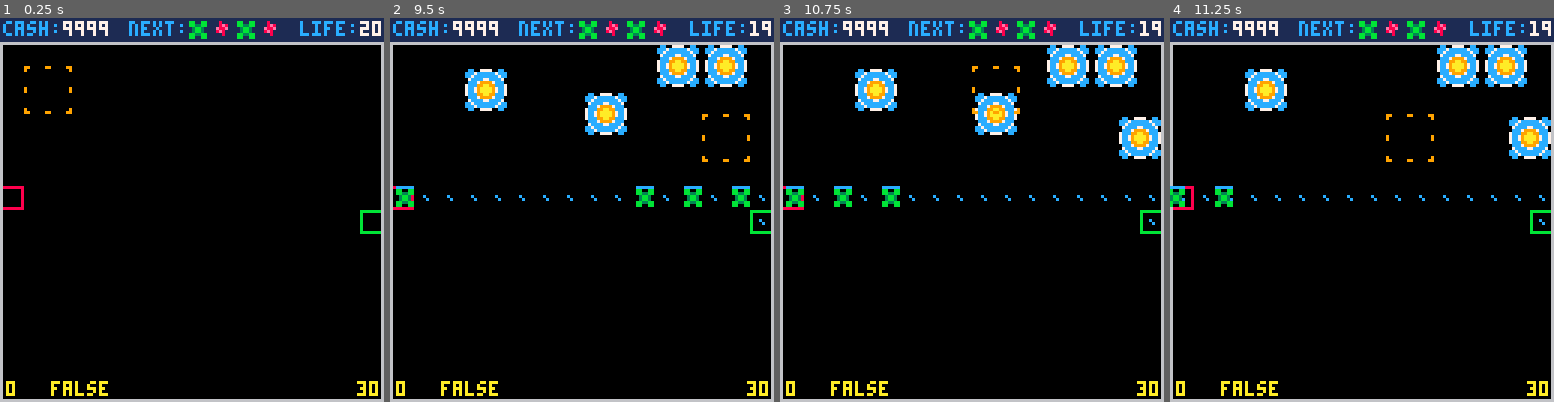
Above: before the commit, frames 1-4 (left to right).
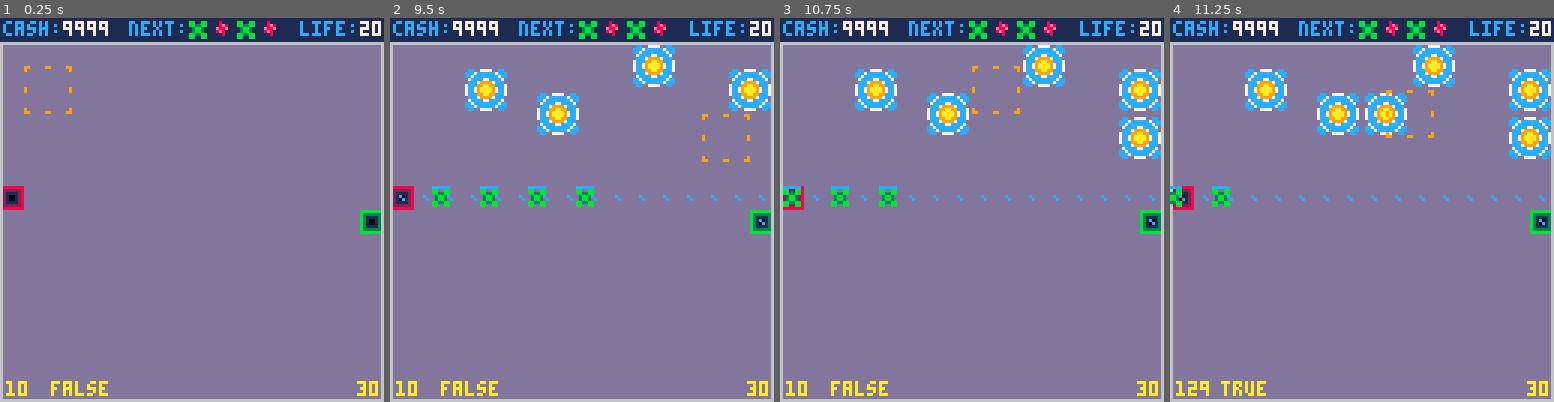
Above: after the commit, the same moments.

Repository: langchr86/pico-bubble-towers
Game: PICO-8 cartridge pico-proto.p8
Same seed, same stepped clock (60 frames per second), same inputs: the game is played once before the commit and once after it.
Inputs:
- Up to frame 1 (0.25 s): no input
- Up to frame 2 (9.5 s): tap X (X key) at 0.33, 1.07, 1.85, 2.97, 4.08, 5.2, 6.32, 7.43, 8.55 s; tap O (Z key) at 0.7, 1.7, 2.1, 2.5, 2.9, 3.3, 3.7, 4.1, 4.5, 4.9, 5.3, 5.7, 6.1, 6.5, 6.9, 7.3, 7.7, 8.1, 8.5, 8.9, 9.3 s; hold Right 1.6-2.1 s; hold Up 2.15-2.42 s; hold Right 2.47-3.03 s; hold Left 3.08-3.58 s; hold Down 3.63-3.97 s; hold Right 4.02-4.68 s; hold Up 4.73-5.03 s; hold Left 5.08-5.68 s; hold Down 5.73-6.03 s; hold Right 6.08-6.58 s; hold Right 6.63-7.13 s; hold Up 7.18-7.45 s; hold Right 7.5-8.07 s; hold Left 8.12-8.62 s; hold Down 8.67-9 s; hold Right from 9.05 s (still down)
- Up to frame 3 (10.75 s): tap X (X key) at 9.67 s; tap O (Z key) at 9.7, 10.1, 10.5 s; release Right at 9.72 s; hold Up 9.77-10.07 s; hold Left 10.12-10.72 s
- Up to frame 4 (11.25 s): hold Down 10.77-11.07 s; tap X (X key) at 10.78 s; tap O (Z key) at 10.9 s; hold Right from 11.12 s (still down)

The runs differ from the first frame. In frame 1, 90% of the frame differs, in the area x 0-100%, y 7-100%; in frame 2, 89%; in frame 3, 87%; in frame 4, 87%.

Commit message:
define background color of playfield

Diff:
--- a/pico-proto.p8
+++ b/pico-proto.p8
@@ -230,25 +230,26 @@
 
 
 
+
 __gff__
 0000000000000000000100000000000000408000000000000000000000000000000000000000000000000000000000000000000000000000000000000000000000000000000000000000000000000000000000000000000000000000000000000000000000000000000000000000000000000000000000000000000000000000
 0101000000000000000000000000000001010000000000000000000000000000000000000000000000000000000000000000000000000000000000000000000000000000000000000000000000000000000000000000000000000000000000000000000000000000000000000000000000000000000000000000000000000000
 __map__
 0909090909090909090909090909090900000000000000000000000000000000000000000000000000000000000000000000000000000000000000000000000000000000000000000000000000000000000000000000000000000000000000000000000000000000000000000000000000000000000000000000000000000000
 0701010101010101010101010101010800000000000000000000000000000000000000000000000000000000000000000000000000000000000000000000000000000000000000000000000000000000000000000000000000000000000000000000000000000000000000000000000000000000000000000000000000000000
-0200000000000000000000000000000400000000000000000000000000000000000000000000000000000000000000000000000000000000000000000000000000000000000000000000000000000000000000000000000000000000000000000000000000000000000000000000000000000000000000000000000000000000
-0200000000000000000000000000000400000000000000000000000000000000000000000000000000000000000000000000000000000000000000000000000000000000000000000000000000000000000000000000000000000000000000000000000000000000000000000000000000000000000000000000000000000000
-0200000000000000000000000000000400000000000000000000000000000000000000000000000000000000000000000000000000000000000000000000000000000000000000000000000000000000000000000000000000000000000000000000000000000000000000000000000000000000000000000000000000000000
-0200000000000000000000000000000400000000000000000000000000000000000000000000000000000000000000000000000000000000000000000000000000000000000000000000000000000000000000000000000000000000000000000000000000000000000000000000000000000000000000000000000000000000
-0200000000000000000000000000000400000000000000000000000000000000000000000000000000000000000000000000000000000000000000000000000000000000000000000000000000000000000000000000000000000000000000000000000000000000000000000000000000000000000000000000000000000000
-1100000000000000000000000000000400000000000000000000000000000000000000000000000000000000000000000000000000000000000000000000000000000000000000000000000000000000000000000000000000000000000000000000000000000000000000000000000000000000000000000000000000000000
-0200000000000000000000000000001200000000000000000000000000000000000000000000000000000000000000000000000000000000000000000000000000000000000000000000000000000000000000000000000000000000000000000000000000000000000000000000000000000000000000000000000000000000
-0200000000000000000000000000000400000000000000000000000000000000000000000000000000000000000000000000000000000000000000000000000000000000000000000000000000000000000000000000000000000000000000000000000000000000000000000000000000000000000000000000000000000000
-0200000000000000000000000000000400000000000000000000000000000000000000000000000000000000000000000000000000000000000000000000000000000000000000000000000000000000000000000000000000000000000000000000000000000000000000000000000000000000000000000000000000000000
-0200000000000000000000000000000400000000000000000000000000000000000000000000000000000000000000000000000000000000000000000000000000000000000000000000000000000000000000000000000000000000000000000000000000000000000000000000000000000000000000000000000000000000
-0200000000000000000000000000000400000000000000000000000000000000000000000000000000000000000000000000000000000000000000000000000000000000000000000000000000000000000000000000000000000000000000000000000000000000000000000000000000000000000000000000000000000000
-0200000000000000000000000000000400000000000000000000000000000000000000000000000000000000000000000000000000000000000000000000000000000000000000000000000000000000000000000000000000000000000000000000000000000000000000000000000000000000000000000000000000000000
-0200000000000000000000000000000400000000000000000000000000000000000000000000000000000000000000000000000000000000000000000000000000000000000000000000000000000000000000000000000000000000000000000000000000000000000000000000000000000000000000000000000000000000
+020a0a0a0a0a0a0a0a0a0a0a0a0a0a0400000000000000000000000000000000000000000000000000000000000000000000000000000000000000000000000000000000000000000000000000000000000000000000000000000000000000000000000000000000000000000000000000000000000000000000000000000000
+020a0a0a0a0a0a0a0a0a0a0a0a0a0a0400000000000000000000000000000000000000000000000000000000000000000000000000000000000000000000000000000000000000000000000000000000000000000000000000000000000000000000000000000000000000000000000000000000000000000000000000000000
+020a0a0a0a0a0a0a0a0a0a0a0a0a0a0400000000000000000000000000000000000000000000000000000000000000000000000000000000000000000000000000000000000000000000000000000000000000000000000000000000000000000000000000000000000000000000000000000000000000000000000000000000
+020a0a0a0a0a0a0a0a0a0a0a0a0a0a0400000000000000000000000000000000000000000000000000000000000000000000000000000000000000000000000000000000000000000000000000000000000000000000000000000000000000000000000000000000000000000000000000000000000000000000000000000000
+020a0a0a0a0a0a0a0a0a0a0a0a0a0a0400000000000000000000000000000000000000000000000000000000000000000000000000000000000000000000000000000000000000000000000000000000000000000000000000000000000000000000000000000000000000000000000000000000000000000000000000000000
+110a0a0a0a0a0a0a0a0a0a0a0a0a0a0400000000000000000000000000000000000000000000000000000000000000000000000000000000000000000000000000000000000000000000000000000000000000000000000000000000000000000000000000000000000000000000000000000000000000000000000000000000
+020a0a0a0a0a0a0a0a0a0a0a0a0a0a1200000000000000000000000000000000000000000000000000000000000000000000000000000000000000000000000000000000000000000000000000000000000000000000000000000000000000000000000000000000000000000000000000000000000000000000000000000000
+020a0a0a0a0a0a0a0a0a0a0a0a0a0a0400000000000000000000000000000000000000000000000000000000000000000000000000000000000000000000000000000000000000000000000000000000000000000000000000000000000000000000000000000000000000000000000000000000000000000000000000000000
+020a0a0a0a0a0a0a0a0a0a0a0a0a0a0400000000000000000000000000000000000000000000000000000000000000000000000000000000000000000000000000000000000000000000000000000000000000000000000000000000000000000000000000000000000000000000000000000000000000000000000000000000
+020a0a0a0a0a0a0a0a0a0a0a0a0a0a0400000000000000000000000000000000000000000000000000000000000000000000000000000000000000000000000000000000000000000000000000000000000000000000000000000000000000000000000000000000000000000000000000000000000000000000000000000000
+020a0a0a0a0a0a0a0a0a0a0a0a0a0a0400000000000000000000000000000000000000000000000000000000000000000000000000000000000000000000000000000000000000000000000000000000000000000000000000000000000000000000000000000000000000000000000000000000000000000000000000000000
+020a0a0a0a0a0a0a0a0a0a0a0a0a0a0400000000000000000000000000000000000000000000000000000000000000000000000000000000000000000000000000000000000000000000000000000000000000000000000000000000000000000000000000000000000000000000000000000000000000000000000000000000
+020a0a0a0a0a0a0a0a0a0a0a0a0a0a0400000000000000000000000000000000000000000000000000000000000000000000000000000000000000000000000000000000000000000000000000000000000000000000000000000000000000000000000000000000000000000000000000000000000000000000000000000000
 0503030303030303030303030303030600000000000000000000000000000000000000000000000000000000000000000000000000000000000000000000000000000000000000000000000000000000000000000000000000000000000000000000000000000000000000000000000000000000000000000000000000000000
 0000000000000000000000000000000000000000000000000000000000000000000000000000000000000000000000000000000000000000000000000000000000000000000000000000000000000000000000000000000000000000000000000000000000000000000000000000000000000000000000000000000000000000
 0000000000000000000000000000000000000000000000000000000000000000000000000000000000000000000000000000000000000000000000000000000000000000000000000000000000000000000000000000000000000000000000000000000000000000000000000000000000000000000000000000000000000000
--- a/tower.lua
+++ b/tower.lua
@@ -30,10 +30,10 @@
 function Tower:Destroy()
   local x = self.pos.x / 8
   local y = self.pos.y / 8
-  mset(x, y, 0)
-  mset(x + 1, y, 0)
-  mset(x, y + 1, 0)
-  mset(x + 1, y + 1, 0)
+  mset(x, y, 10)
+  mset(x + 1, y, 10)
+  mset(x, y + 1, 10)
+  mset(x + 1, y + 1, 10)
 end
 
 function Tower:Update(enemy_list)
Not shown, changed: 31 lines of the sprite sheet (__gfx__) section of pico-proto.p8
